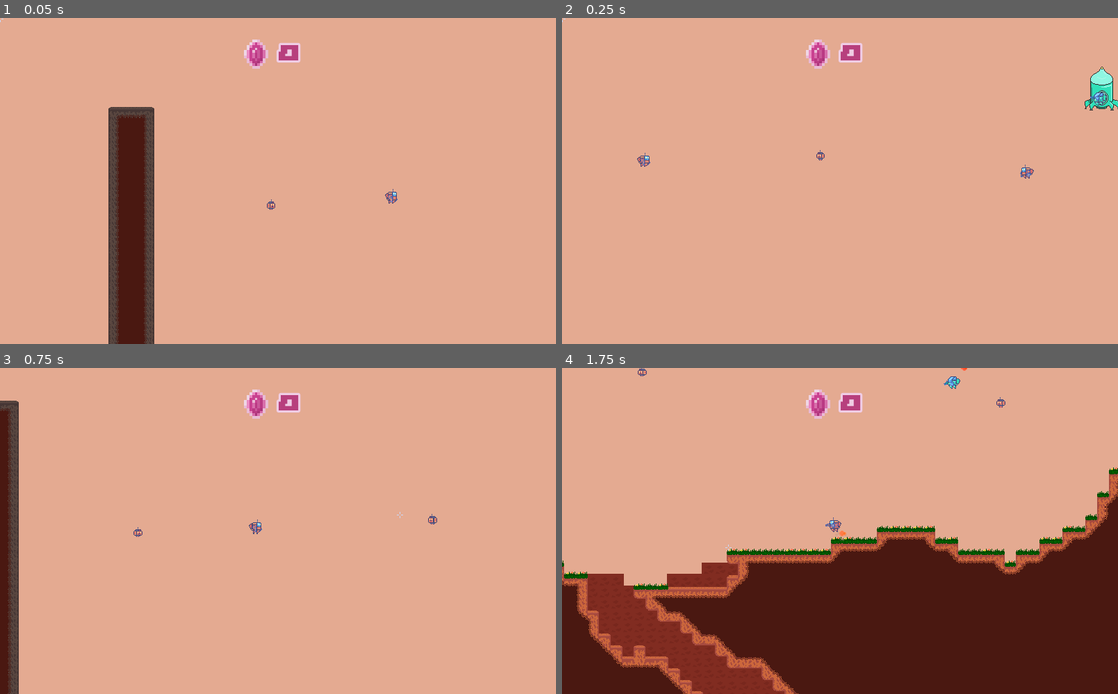
Above: before the commit, frames 1-4 (two rows, left to right).
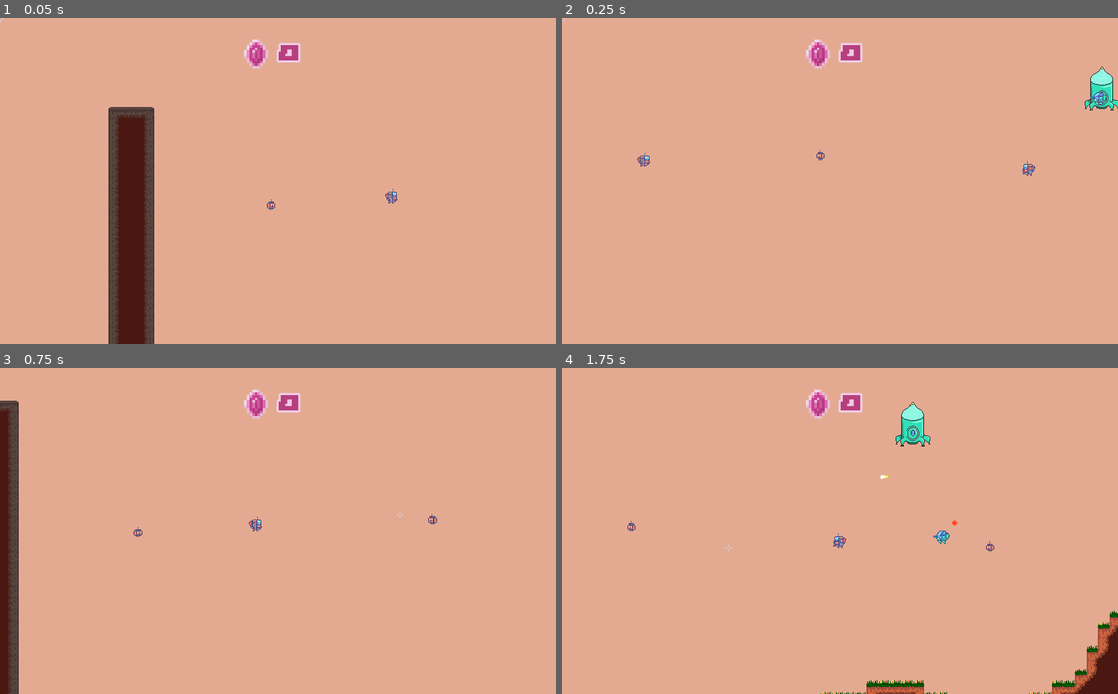
Above: after the commit, the same moments.

Repository: MichaelRRyan/Mecha-Miners
Game: Godot game, scene res://scenes/world/World.tscn
Same seed, same stepped clock (60 frames per second), same inputs: the game is played once before the commit and once after it.
Inputs (mouse positions are in pixels of both pictures, inside the frame that each line leads up to):
- Up to frame 1 (0.05 s): no input
- Up to frame 2 (0.25 s): no input
- Up to frame 3 (0.75 s): tap Enter at 0.5 s; move the mouse to (400, 514) at 0.52 s; hold D (move_right) from 0.53 s (still down); hold P (ai_perspective) from 0.53 s (still down)
- Up to frame 4 (1.75 s): tap W (jump) at 0.77, 1.52 s; move the mouse to (728, 547) at 1.27 s; release D (move_right) at 1.28 s; release P (ai_perspective) at 1.28 s; hold A (move_left) from 1.28 s (still down); click (728, 547) at 1.35 s; tap P (ai_perspective) at 1.55 s

Frame 1 is identical in both runs. In frame 2, less than 0.1% of the frame differs, in the area x 82-86%, y 43-50%; in frame 3, less than 0.1%; in frame 4, 45%, in the area x 0-100%, y 0-100%.

Commit message:
Made AI avoid each other when close
Additionally removed some unnecessary debug prints and moved perspective switching logic to the player manager to make it more versatile

Diff:
--- a/scenes/ai/AIController.tscn
+++ b/scenes/ai/AIController.tscn
@@ -10,7 +10,7 @@
 [ext_resource path="res://assets/fonts/matchup_pro.ttf" type="DynamicFontData" id=8]
 
 [sub_resource type="CircleShape2D" id=1]
-radius = 60.0
+radius = 70.0
 
 [sub_resource type="CircleShape2D" id=2]
 radius = 150.0
@@ -18,8 +18,11 @@
 [sub_resource type="CircleShape2D" id=4]
 radius = 50.0
 
+[sub_resource type="CircleShape2D" id=5]
+radius = 20.0
+
 [sub_resource type="DynamicFont" id=3]
-outline_size = 2
+outline_size = 1
 font_data = ExtResource( 8 )
 
 [node name="AIController" type="Node2D"]
@@ -65,7 +68,7 @@
 script = ExtResource( 5 )
 
 [node name="CollisionShape2D" type="CollisionShape2D" parent="EntityAvoider"]
-shape = SubResource( 2 )
+shape = SubResource( 5 )
 
 [node name="Status" type="Label" parent="."]
 visible = false
@@ -73,11 +76,11 @@
 anchor_top = 0.5
 anchor_right = 0.5
 anchor_bottom = 0.5
-margin_left = -51.0
-margin_top = 14.0
-margin_right = 79.0
-margin_bottom = 38.0
-rect_scale = Vector2( 0.8, 0.8 )
+margin_left = -59.0
+margin_top = 15.0
+margin_right = 111.0
+margin_bottom = 55.0
+rect_scale = Vector2( 0.7, 0.7 )
 custom_colors/font_color = Color( 0, 0, 0, 1 )
 custom_fonts/font = SubResource( 3 )
 text = "IDLE"
--- a/scenes/ai/MinerBotController.tscn
+++ b/scenes/ai/MinerBotController.tscn
@@ -7,5 +7,4 @@
 script = ExtResource( 2 )
 
 [node name="GroundSensor" type="RayCast2D" parent="." index="3"]
-visible = false
-cast_to = Vector2( 0, 16 )
+cast_to = Vector2( 0, 32 )
--- a/scenes/entities/Entity.tscn
+++ b/scenes/entities/Entity.tscn
@@ -7,7 +7,7 @@
 radius = 5.0
 height = 4.0
 
-[node name="Entity" type="KinematicBody2D" groups=["player"]]
+[node name="Entity" type="KinematicBody2D" groups=["entity", "player"]]
 collision_layer = 2
 collision_mask = 3
 script = ExtResource( 2 )
--- a/scenes/entities/Humanoid.tscn
+++ b/scenes/entities/Humanoid.tscn
@@ -12,7 +12,7 @@
 radius = 5.0
 height = 4.0
 
-[node name="Humanoid" type="KinematicBody2D" groups=["player"]]
+[node name="Humanoid" type="KinematicBody2D" groups=["entity", "player"]]
 collision_layer = 2
 collision_mask = 3
 script = ExtResource( 2 )
@@ -34,11 +34,9 @@
 [node name="Equipped1" parent="Arms" instance=ExtResource( 3 )]
 position = Vector2( -1.5, 1 )
 z_index = 2
-region_rect = Rect2( 192, 48, 32, 16 )
 
 [node name="Equipped2" parent="Arms" instance=ExtResource( 6 )]
 position = Vector2( 6, 0 )
-region_rect = Rect2( 192, 32, 32, 16 )
 
 [node name="Feet" type="Node2D" parent="."]
 position = Vector2( 0, 9 )
--- a/scripts/PlayerManager.gd
+++ b/scripts/PlayerManager.gd
@@ -7,6 +7,9 @@
 var spawn_point : Vector2 = Vector2.ZERO
 var players = {} # Peer id: player instance
 var local_player = null
+var _entities = []
+var _main_camera = null
+var _focused_entity_id = 0
 
 
 # -----------------------------------------------------------------------------
@@ -16,9 +19,9 @@
 
 # -----------------------------------------------------------------------------
 func _ready():
-	var players_instances = get_tree().get_nodes_in_group("player")
-	for player in players_instances:
-		var _r = player.connect("died", self, "_on_player_died", [player])
+	_entities = get_tree().get_nodes_in_group("entity")
+	for entity in _entities:
+		var _r = entity.connect("died", self, "_on_player_died", [entity])
 
 	spawn_point = $SpawnPoint.position
 	local_player = $Player
@@ -29,6 +32,10 @@
 	_r = Network.connect("player_disconnected", self, "_on_player_disconnected")
 	_r = Network.connect("connection_succeeded", self, "_on_connection_succeeded")
 	_r = Network.connect("server_opened", self, "_on_server_opened")
+
+	var main_cameras = get_tree().get_nodes_in_group("main_camera")
+	if main_cameras != null and not main_cameras.empty():
+		_main_camera = main_cameras.front()
 
 
 # -----------------------------------------------------------------------------
@@ -96,4 +103,25 @@
 	return players[peer_id]
 
 
-# -----------------------------------------------------------------------------
+#-------------------------------------------------------------------------------
+func _input(event):
+	if Utility.is_debug_mode():
+		if event.is_action_pressed("ai_perspective"):
+
+			# If the main camera exists.
+			if _main_camera != null:
+
+				# If the camera is following a node.
+				var camera_focus : Node = _main_camera.get_parent()
+				if camera_focus != null:
+
+					camera_focus.remove_child(_main_camera)
+					_focused_entity_id = (_focused_entity_id + 1) % _entities.size()
+					var next_entity = _entities[_focused_entity_id]
+
+					if next_entity != null:
+						next_entity.add_child(_main_camera)
+						_main_camera.position = Vector2.ZERO
+
+
+#-------------------------------------------------------------------------------
--- a/scripts/Terrain.gd
+++ b/scripts/Terrain.gd
@@ -224,3 +224,6 @@
 				_pathfinding.connect_points(other_point, new_point_id)
 
 		dir = Vector2(-dir.y, dir.x)
+
+
+# -----------------------------------------------------------------------------
--- a/scripts/Utility.gd
+++ b/scripts/Utility.gd
@@ -1,4 +1,6 @@
 extends Node
+
+var _debug_mode = true
 
 
 #-------------------------------------------------------------------------------
@@ -10,3 +12,8 @@
 
 
 #-------------------------------------------------------------------------------
+func is_debug_mode() -> bool:
+	return _debug_mode
+
+
+#-------------------------------------------------------------------------------
--- a/scripts/ai/AIBrain.gd
+++ b/scripts/ai/AIBrain.gd
@@ -70,3 +70,8 @@
 
 
 #-------------------------------------------------------------------------------
+func set_hover(value : bool) -> void:
+	pass
+
+
+#-------------------------------------------------------------------------------
--- a/scripts/ai/AIController.gd
+++ b/scripts/ai/AIController.gd
@@ -1,9 +1,11 @@
 extends AIBrain
+
+# The maximum downward velocity before the bot will try to slow itself.
+export(float) var max_velocity_y = 100.0
 
 var _debug : bool = false
 
 var _behaviour_stack : Array = []
-var _main_camera = null
 var _previous_camera_focus = null
 var _highest_priority_behaviour = null
 var _bravado = 0.5
@@ -119,7 +121,7 @@
 		else:
 			print("AI " + subject.name + " entering " + behaviour.get_class())
 
-		$Status.text = behaviour.get_class()
+		$Status.text = subject.name + "\n" + behaviour.get_class()
 
 	behaviour.set_brain(self)
 	behaviour.set_active(true)
@@ -143,43 +145,19 @@
 	var _r = subject.connect("died", self, "_on_subject_died")
 	add_behaviour(IdleBehaviour.new())
 
-	var main_cameras = get_tree().get_nodes_in_group("main_camera")
-	if main_cameras != null and not main_cameras.empty():
-		_main_camera = main_cameras.front()
-
 
 #-------------------------------------------------------------------------------
 func _input(event):
-	# Toggles AI debug mode.
-	if event.is_action_pressed("ai_debug"):
-		_debug = not _debug
-		$Status.visible = _debug
+	if Utility.is_debug_mode():
+		# Toggles AI debug mode.
+		if event.is_action_pressed("ai_debug"):
+			_debug = not _debug
+			$Status.visible = _debug
 
-		if not _behaviour_stack.empty():
-			$Status.text = _behaviour_stack.back().get_class()
-		else:
-			$Status.text = "None"
-
-	if event.is_action_pressed("ai_perspective"):
-
-		# If the main camera exists.
-		if _main_camera != null:
-
-			# If the camera is following a node.
-			var camera_focus : Node = _main_camera.get_parent()
-			if camera_focus != null:
-
-				camera_focus.remove_child(_main_camera)
-
-				if _previous_camera_focus == null:
-					_previous_camera_focus = camera_focus
-					add_child(_main_camera)
-
-				else:
-					_previous_camera_focus.add_child(_main_camera)
-					_previous_camera_focus = null
-
-				_main_camera.position = Vector2.ZERO
+			if not _behaviour_stack.empty():
+				$Status.text = subject.name + "\n" + _behaviour_stack.back().get_class()
+			else:
+				$Status.text = subject.name + "\nNone"
 
 
 #-------------------------------------------------------------------------------
@@ -195,3 +173,10 @@
 
 
 #-------------------------------------------------------------------------------
+func _process(delta):
+	# Slows itself if falling too fast.
+	if subject.get_velocity().y > max_velocity_y:
+		subject.thrust_jetpack(delta)
+
+
+#-------------------------------------------------------------------------------
--- a/scripts/ai/MinerBotController.gd
+++ b/scripts/ai/MinerBotController.gd
@@ -1,8 +1,6 @@
 extends "res://scripts/ai/AIController.gd"
 
-# The maximum downward velocity before the bot will try to slow itself.
-export(float) var max_velocity_y = 100.0
-
+var _hover = true
 
 #-------------------------------------------------------------------------------
 func _ready():
@@ -17,12 +15,8 @@
 
 #-------------------------------------------------------------------------------
 func _process(delta):
-	# Slows itself if falling too fast.
-	if subject.get_velocity().y > max_velocity_y:
-		subject.thrust_jetpack(delta)
-
-	# Else thrusts if too close to the ground and our target is not below us.
-	elif subject.get_target().y < global_position.y:
+	# Else thrusts if too close to the ground.
+	if _hover:
 		var raycast : RayCast2D = $GroundSensor
 		raycast.force_raycast_update()
 		if raycast.is_colliding():
@@ -31,3 +25,8 @@
 
 
 #-------------------------------------------------------------------------------
+func set_hover(value : bool) -> void:
+	_hover = value
+
+
+#-------------------------------------------------------------------------------
--- a/scripts/ai/behaviours/CollectItemsBehaviour.gd
+++ b/scripts/ai/behaviours/CollectItemsBehaviour.gd
@@ -65,9 +65,6 @@
 			_brain.pop_behaviour()
 
 		else:
-			if _brain.is_debug():
-				print("AI " + _brain.subject.name + " item found in " + get_class() + ".")
-
 			if not _target_item.is_connected("picked_up", self, "_on_target_item_picked_up"):
 				_target_item.connect("picked_up", self, "_on_target_item_picked_up")
 			_pursue(_target_item.global_position)
@@ -92,9 +89,6 @@
 func _on_PursueBehaviour_target_reached() -> void:
 	call_deferred("_target_found")
 
-	if _brain.is_debug():
-		print("AI " + _brain.subject.name + " item reached while in " + get_class() + ".")
-
 
 #-------------------------------------------------------------------------------
 func _on_target_item_picked_up():
--- a/scripts/ai/behaviours/HarvestMineralsBehaviour.gd
+++ b/scripts/ai/behaviours/HarvestMineralsBehaviour.gd
@@ -101,9 +101,6 @@
 		_brain.pop_behaviour()
 
 	else:
-		if _brain.is_debug():
-			print("AI " + _brain.subject.name + " found target in " + get_class() + ".")
-
 		_target_found = true
 		_pursue(mineral_pos)
 
@@ -127,9 +124,6 @@
 func _on_PursueBehaviour_target_reached() -> void:
 	if not _harvesting:
 
-		if _brain.is_debug():
-			print("AI " + _brain.subject.name + " target reached in " + get_class() + ".")
-
 		var target_cell = _terrain.world_to_map(_brain.subject.get_target())
 		if _terrain.is_mineral(target_cell):
 			_harvesting = true
@@ -148,9 +142,6 @@
 
 #-------------------------------------------------------------------------------
 func _on_DestroyCellBehaviour_cell_destroyed() -> void:
-	if _brain.is_debug():
-		print("AI " + _brain.subject.name + " destroyed the target cell while harvesting minerals.")
-
 	_destroy_cell_behaviour.set_active(false)
 	_target_found = false
 	_harvesting = false
--- a/scripts/ai/behaviours/PursueBehaviour.gd
+++ b/scripts/ai/behaviours/PursueBehaviour.gd
@@ -6,6 +6,7 @@
 
 const _IDEAL_DISTANCE_SQUARED = 4.0 * 4.0
 
+var _terrain : Terrain = null
 var _pathfinding : AStar2D = null
 
 var _cell_size : Vector2 = Vector2.ZERO
@@ -13,6 +14,7 @@
 var _path : PoolIntArray
 var _last_target : Vector2 = Vector2.ZERO
 var _disable_when_goal_reached = true
+var _entity_avoider = null
 
 
 #---------------------------------------------------------------------------
@@ -25,10 +27,12 @@
 func _ready() -> void:
 	var terrain_container = get_tree().get_nodes_in_group("terrain")
 	if not terrain_container.empty():
-		var terrain = terrain_container.front()
-		_pathfinding = terrain.get_pathfinding()
-		_cell_size = terrain.get_cell_size()
+		_terrain = terrain_container.front()
+		_pathfinding = _terrain.get_pathfinding()
+		_cell_size = _terrain.get_cell_size()
 		_cell_size_squared = _cell_size.length_squared()
+
+		_entity_avoider = _brain.find_node("EntityAvoider")
 
 
 #-------------------------------------------------------------------------------
@@ -43,6 +47,10 @@
 			_find_new_path()
 			found_new_path = true
 
+		if not _entity_avoider.get_entities_to_avoid().empty():
+			_find_new_path()
+			found_new_path = true
+
 		if _path and _path.size() > 1:
 
 			# If a new path has not just been found and we're not within range
@@ -54,10 +62,8 @@
 				# If the new path is valid.
 				if _path and _path.size() > 1:
 					_follow_path(delta)
-
 			else:
 				_follow_path(delta)
-
 		else:
 			if _disable_when_goal_reached:
 				set_active(false)
@@ -70,10 +76,30 @@
 
 #-------------------------------------------------------------------------------
 func _find_new_path():
+
+	# Temporarily disables any points blocked by nearby entities.
+	var point_ids = []
+	var entities = _entity_avoider.get_entities_to_avoid()
+	if not entities.empty():
+		for entity in entities:
+
+			var cell = _terrain.world_to_map(entity.global_position)
+			if _terrain.is_empty(cell):
+				var point = _pathfinding.get_closest_point(entity.global_position, true)
+
+				_pathfinding.set_point_disabled(point, true)
+				point_ids.append(point)
+
+	# Finds a new path.
 	var subject_point = _pathfinding.get_closest_point(_brain.subject.position)
 	var target_point = _pathfinding.get_closest_point(_brain.get_target())
 	if subject_point != -1 and target_point != -1:
 		_path = _pathfinding.get_id_path(subject_point, target_point)
+
+	# Enables any disabled points.
+	if not point_ids.empty():
+		for point in point_ids:
+			_pathfinding.set_point_disabled(point, false)
 
 
 #-------------------------------------------------------------------------------
@@ -104,14 +130,18 @@
 
 #-------------------------------------------------------------------------------
 func _move_towards(pos : Vector2, delta : float) -> void:
-	var diff = pos.x - _brain.subject.position.x
+	var diff = pos.x - _brain.subject.global_position.x
+
 	if abs(diff) > 5.0:
 		_brain.subject.direction = sign(diff)
 	else:
 		_brain.subject.direction = 0
 
+	_brain.set_hover(true)
 	if pos.y + 5.0 < _brain.subject.position.y:
 		_brain.subject.jump(delta)
+	else:
+		_brain.set_hover(false)
 
 
 #-------------------------------------------------------------------------------
--- a/scripts/ai/sensors/EntityAvoider.gd
+++ b/scripts/ai/sensors/EntityAvoider.gd
@@ -1,9 +1,14 @@
 extends Area2D
 
-export(float) var avoidance_force_modifier = 2.0
+export(float) var avoidance_force_modifier = 5.0
 
 var _entites_to_avoid = []
 var _brain : AIBrain = null
+
+
+#-------------------------------------------------------------------------------
+func get_entities_to_avoid() -> Array:
+	return _entites_to_avoid
 
 
 #-------------------------------------------------------------------------------
--- a/scripts/ai/sensors/ItemSensor.gd
+++ b/scripts/ai/sensors/ItemSensor.gd
@@ -14,7 +14,8 @@
 func _on_ItemSensor_body_entered(body : Node2D):
 	if body.is_in_group("item") and not _items_in_range.has(body):
 		_items_in_range.append(body)
-		var _r = body.connect("picked_up", self, "_on_item_picked_up", [body])
+		if not body.is_connected("picked_up", self, "_on_item_picked_up"):
+			var _r = body.connect("picked_up", self, "_on_item_picked_up", [body])
 		emit_signal("item_found", body)
 
 
Not shown: 1 places in scenes/ai/AIController.tscn that only renumber resources
